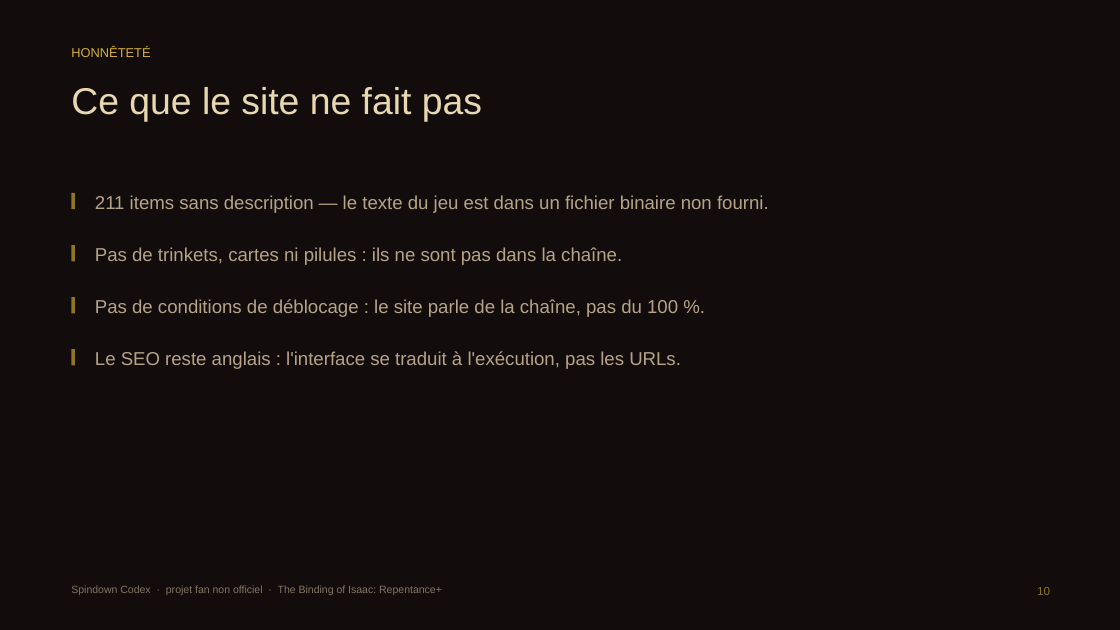
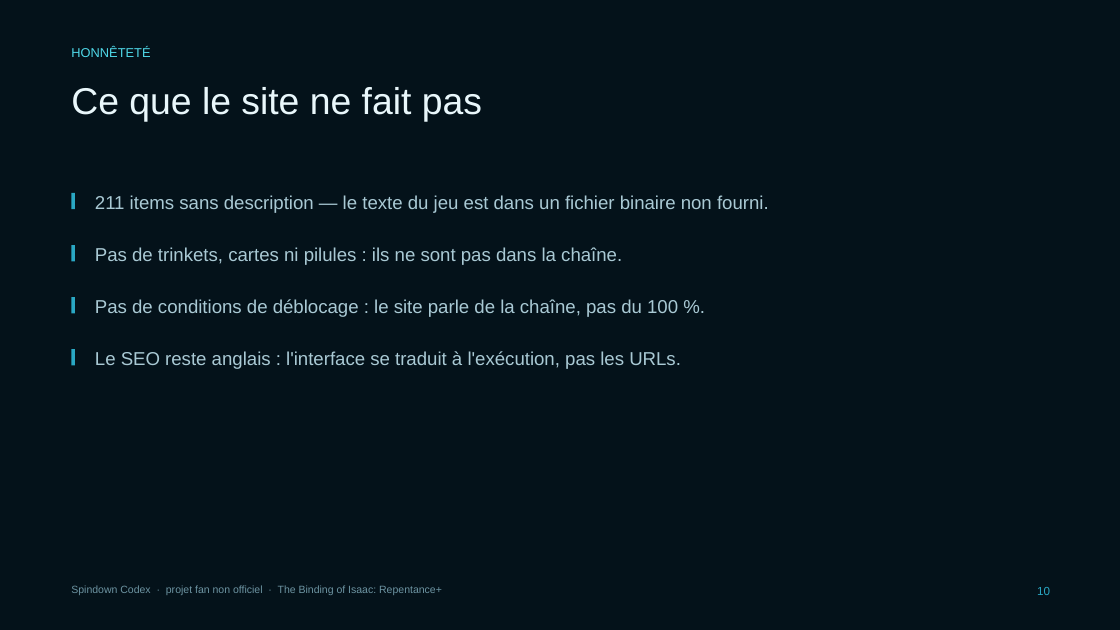
Before and after one commit to 26mataa/Spindown-codex, a slide deck: slide 10 of docs/Spindown-Codex.pptx. Drawn at 1120x630 pixels with LibreOffice and Linux fonts; fonts in the diff are those of the drawing. Boxes give left, top, right and bottom in pixels: in the first picture for what was removed or moved away, otherwise in the second. Text is boxed around its words. In the diff, an @@ line names an element or a change of style, - is before the commit and + after.

```diff
--- a/docs/Spindown-Codex.pptx
+++ b/docs/Spindown-Codex.pptx
@@ rectangle at <box>0,0,1120,630</box>: fill #120C0C to #04121A @@
@@ text "HONNÊTETÉ" at <box>71,47,150,57</box>: text colour #D4AF37 to #4FD8E8 @@
@@ text "Ce que le site ne ..." at <box>71,87,482,122</box>: text colour #E8D8B0 to #E9F7FB @@
@@ fill #8F7524 to #2AA8C4 in 4 elements at <box>71,193,75,209</box>, <box>71,245,75,261</box>, <box>71,297,75,313</box>, <box>71,350,75,365</box> @@
@@ text colour #B6A487 to #A9C9D4 in 4 elements at <box>95,195,769,213</box>, <box>95,247,622,265</box>, <box>95,299,678,317</box>, <box>95,351,681,369</box> @@
@@ text "Spindown Codex · projet fan ..." at <box>71,585,442,595</box>: text colour #847660 to #6D94A2 @@
@@ text "10" at <box>1037,587,1050,595</box>: text colour #8F7524 to #2AA8C4 @@
```
Also in this commit, not shown: 10 other slides changed, 21 other files.
